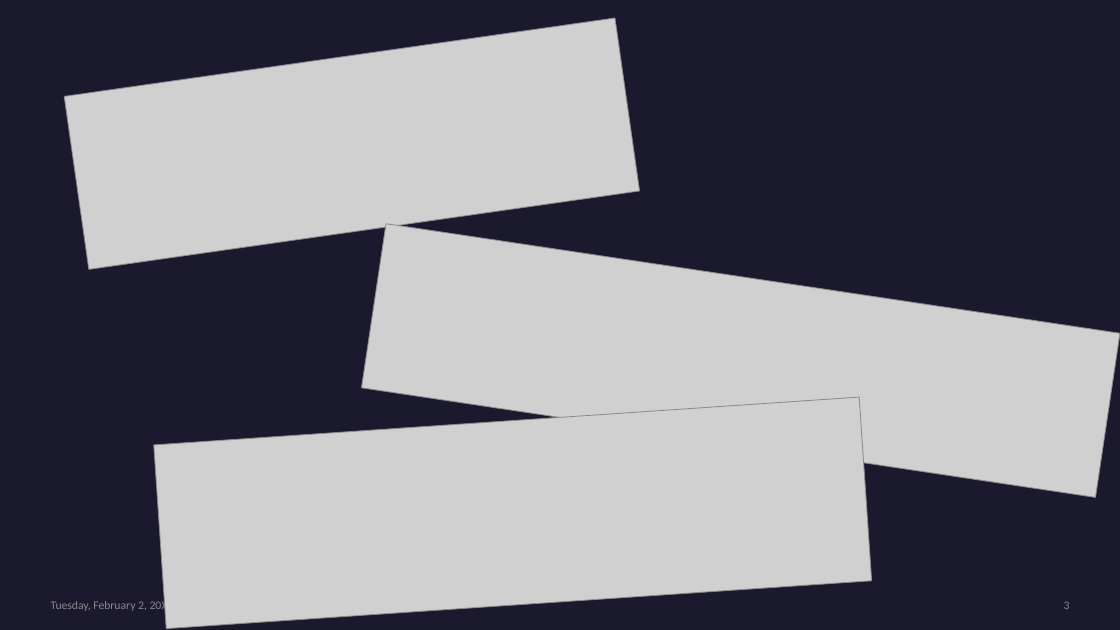
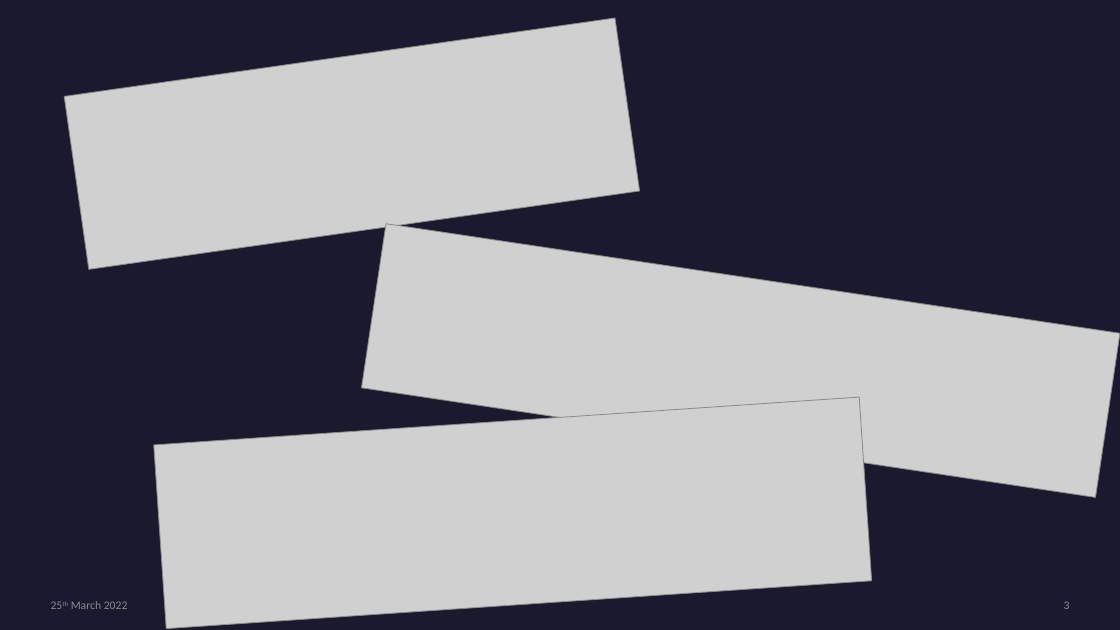
Before and after one commit to colsco/codeclan_homework_ColinS, a slide deck: slide 3 of week_03/day_4/code_of_conduct_in_datascience.pptx. Drawn at 1120x630 pixels with LibreOffice and Linux fonts; fonts in the diff are those of the drawing; grey boxes stand for pictures. Boxes give left, top, right and bottom in pixels: in the first picture for what was removed or moved away, otherwise in the second. Text is boxed around its words. In the diff, an @@ line names an element or a change of style, - is before the commit and + after.

Commit message:
Presentation update

```diff
--- a/week_03/day_4/code_of_conduct_in_datascience.pptx
+++ b/week_03/day_4/code_of_conduct_in_datascience.pptx
@@ text at [71, 601, 128, 609]: text changed @@
-Tuesday, February 2, 20XX
+25th March 2022
```
